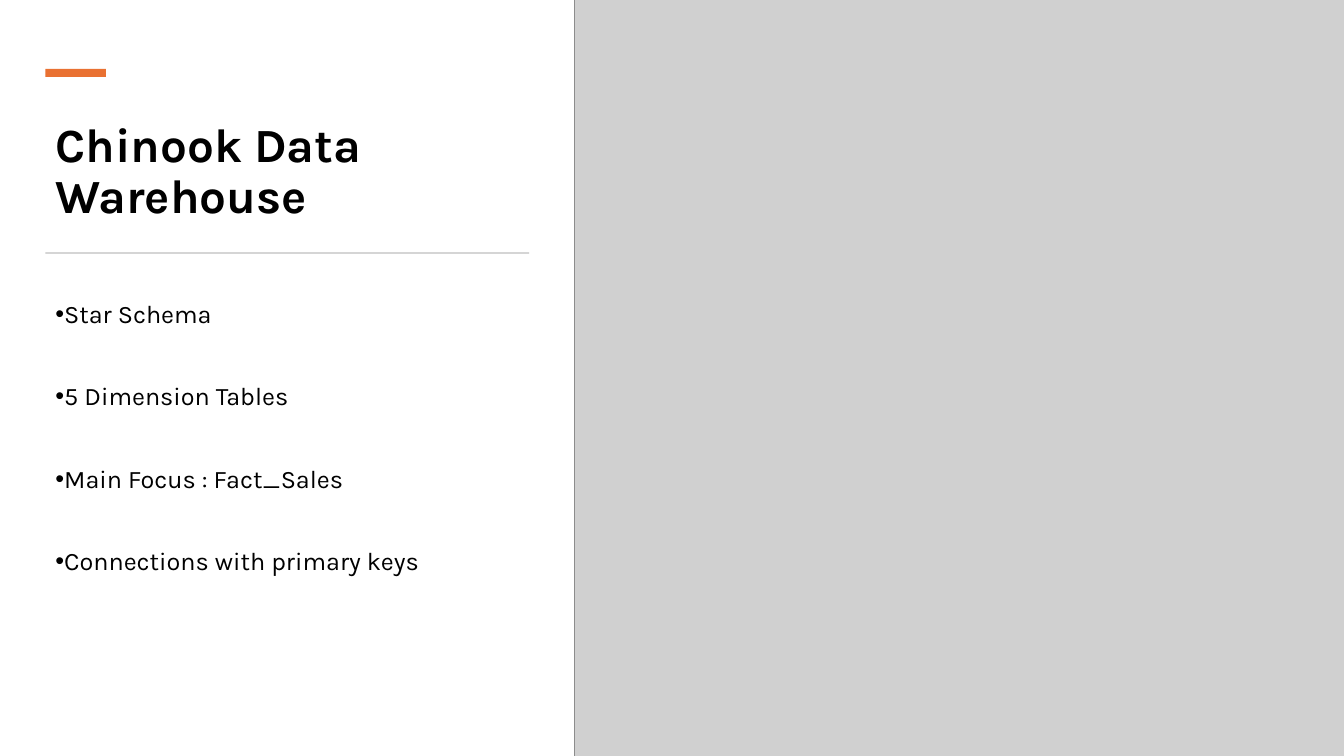
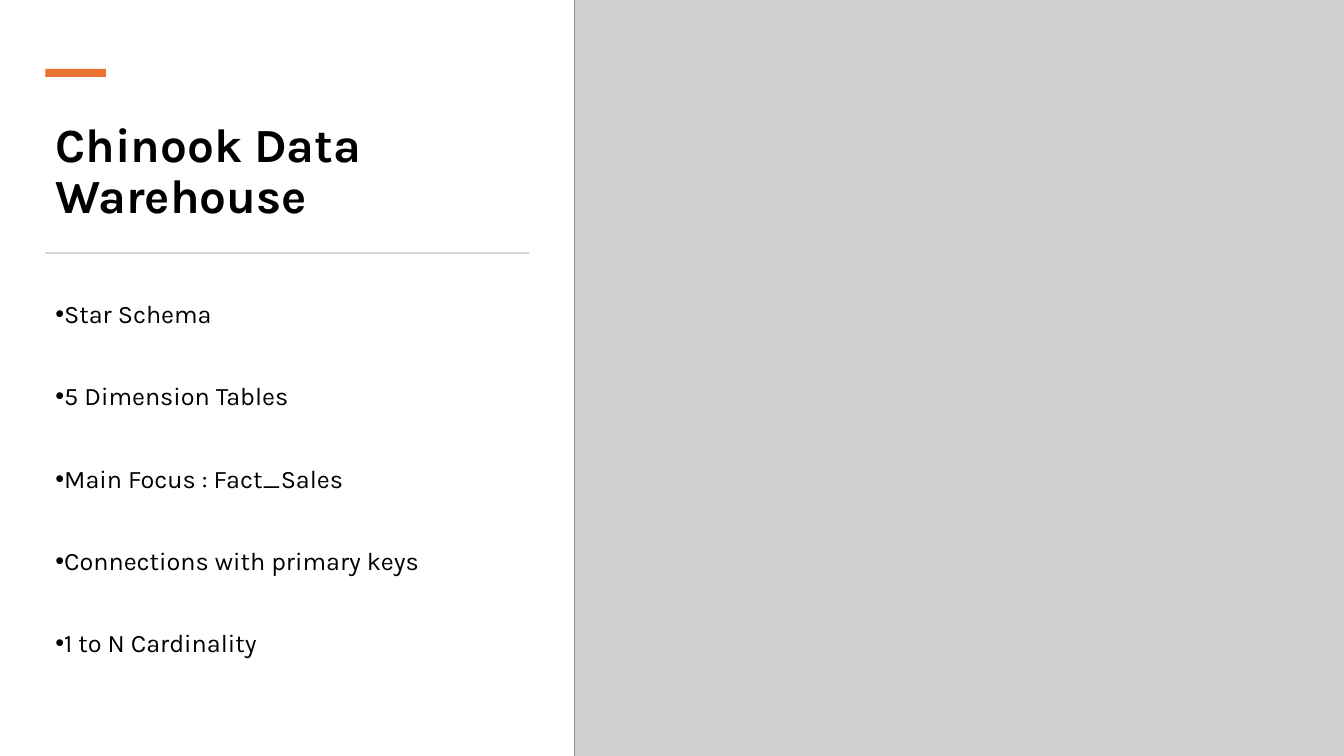
Before and after one commit to Konstant-gk/Chinook_Project, a slide deck: slide 4 of Chinook_Presentation/Project_Future_Chinook_Presentation.pptx. Drawn at 1344x756 pixels with LibreOffice and Linux fonts; fonts in the diff are those of the drawing; grey boxes stand for pictures. Boxes give left, top, right and bottom in pixels: in the first picture for what was removed or moved away, otherwise in the second. Text is boxed around its words. In the diff, an @@ line names an element or a change of style, - is before the commit and + after.

```diff
--- a/Chinook_Presentation/Project_Future_Chinook_Presentation.pptx
+++ b/Chinook_Presentation/Project_Future_Chinook_Presentation.pptx
@@ text at <box>64,634,257,659</box>: paragraph added @@
+• 1 to N Cardinality
```
Also in this commit, not shown: 13 other slides changed.
